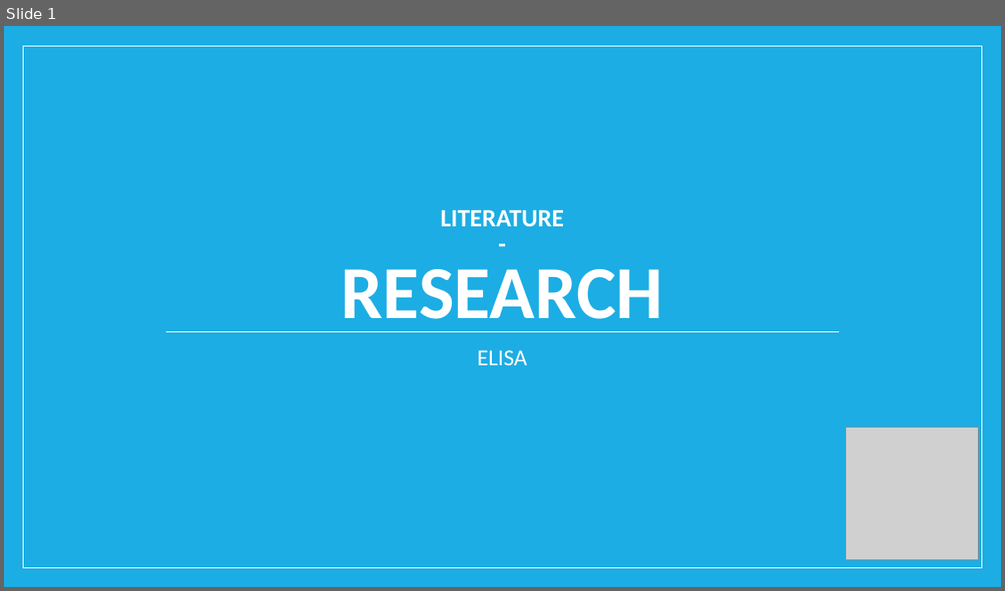
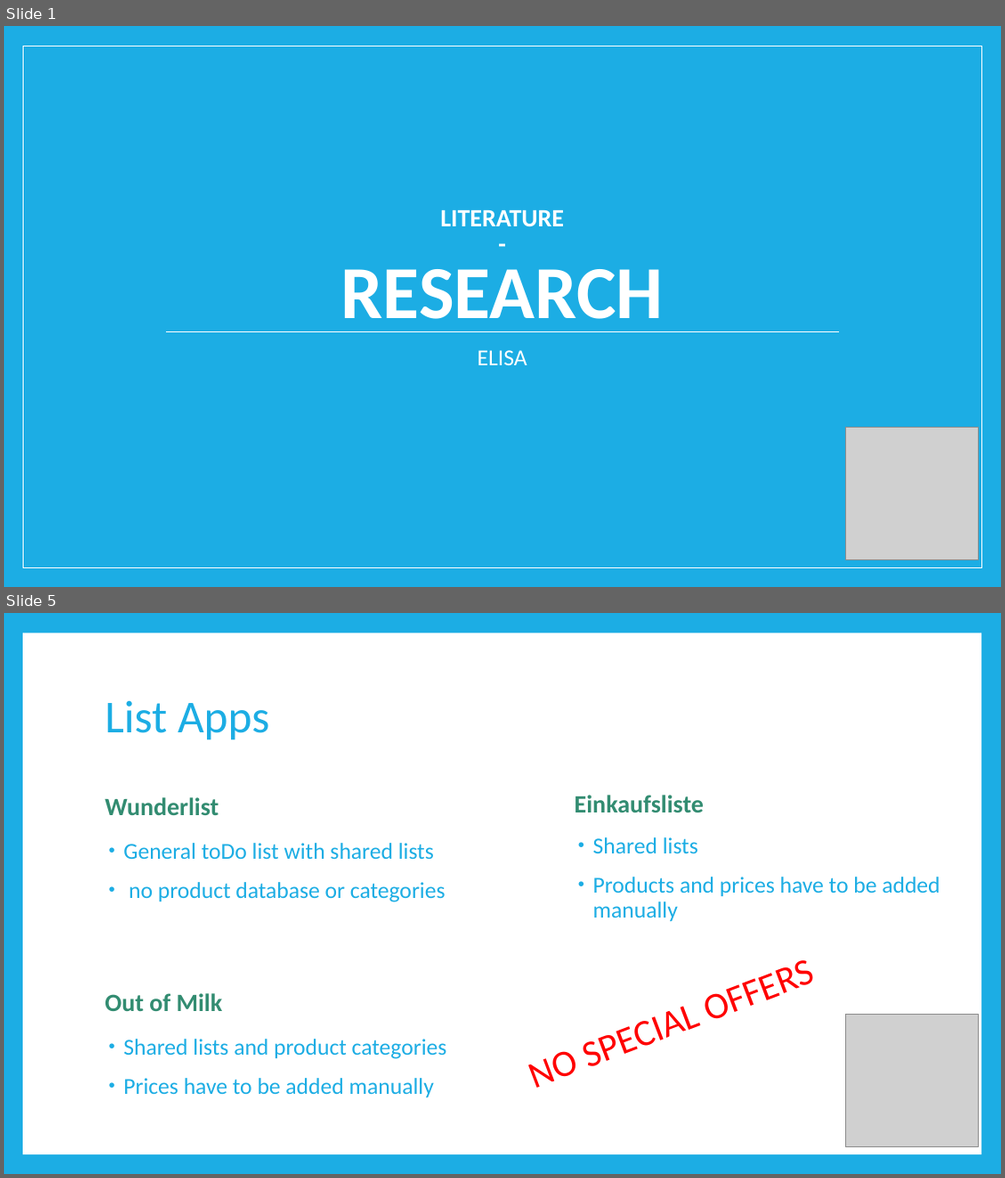
Before and after one commit to riedmaph/einkaufsliste, a slide deck: usabilityEngineering/A1/literatureResearch.pptx. Shown one above the other, each under a label of ours: slide 1 before the commit, slides 1 and 5 after it; the slides between them are not shown. The pictures are 1005x591 and 1005x1178 pixels, drawn with LibreOffice and Linux fonts; fonts in the diff are those of the drawing; grey boxes stand for pictures. Boxes give left, top, right and bottom in pixels: in the first picture for what was removed or moved away, otherwise in the second. Text is boxed around its words. In the diff, an @@ line names an element or a change of style, - is before the commit and + after.

```diff
--- a/usabilityEngineering/A1/literatureResearch.pptx
+++ b/usabilityEngineering/A1/literatureResearch.pptx
@@ slide 5 added at (4,613,1001,1174), background #1CADE4 @@
@@ rectangle added at (23,633,981,1154), fill #FFFFFF @@
@@ title added at (105,700,269,740), 44 pt, text #1CADE4 @@
+List Apps
@@ text added at (105,797,218,815), 24 pt, text #328B71, bold @@
+Wunderlist
@@ text added at (574,795,704,812), 24 pt, text #328B71, bold @@
+Einkaufsliste
@@ text added at (123,843,445,902), 22 pt, text #1CADE4 @@
+• General toDo list with shared lists
+• no product database or categories
@@ text added at (593,837,939,921), 22 pt, text #1CADE4 @@
+• Shared lists
+• Products and prices have to be added manually
@@ text added at (105,993,223,1011), 24 pt, text #328B71, bold @@
+Out of Milk
@@ text added at (123,1038,447,1097), 22 pt, text #1CADE4 @@
+• Shared lists and product categories
+• Prices have to be added manually
@@ picture added at (846,1013,979,1146) @@
@@ text added at (534,1051,580,1087), 36 pt, text #FF0000 @@
+NO SPECIAL OFFERS
```
Also in this commit, not shown: 10 other slides added, 2 slides removed.
